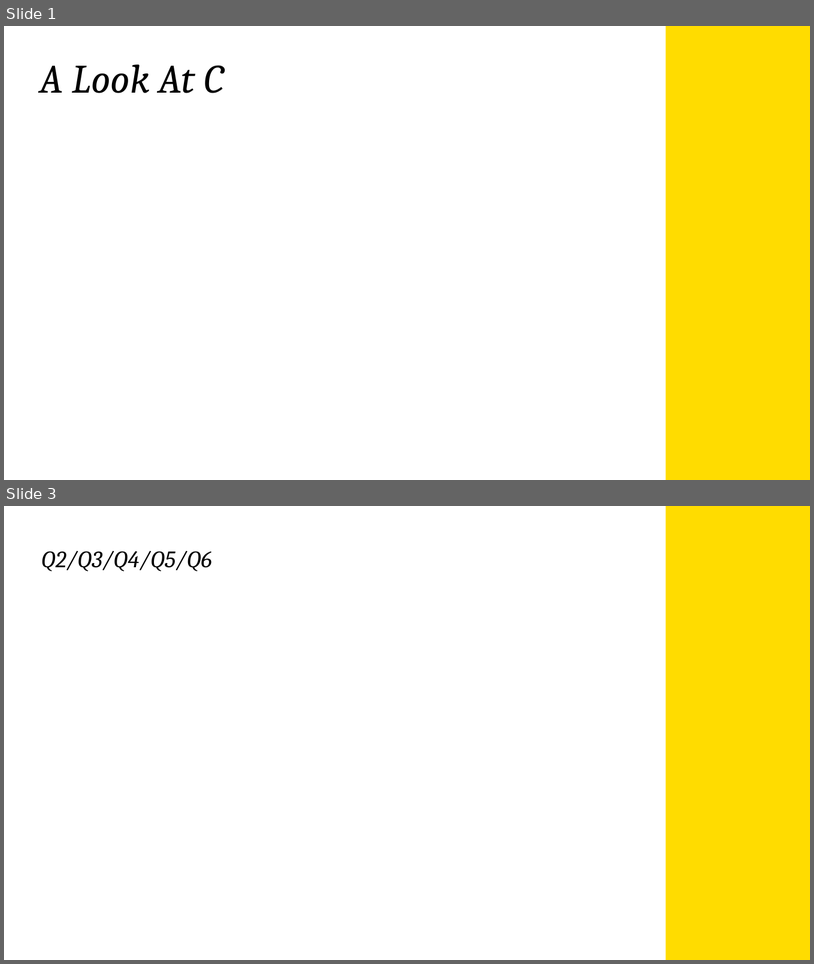
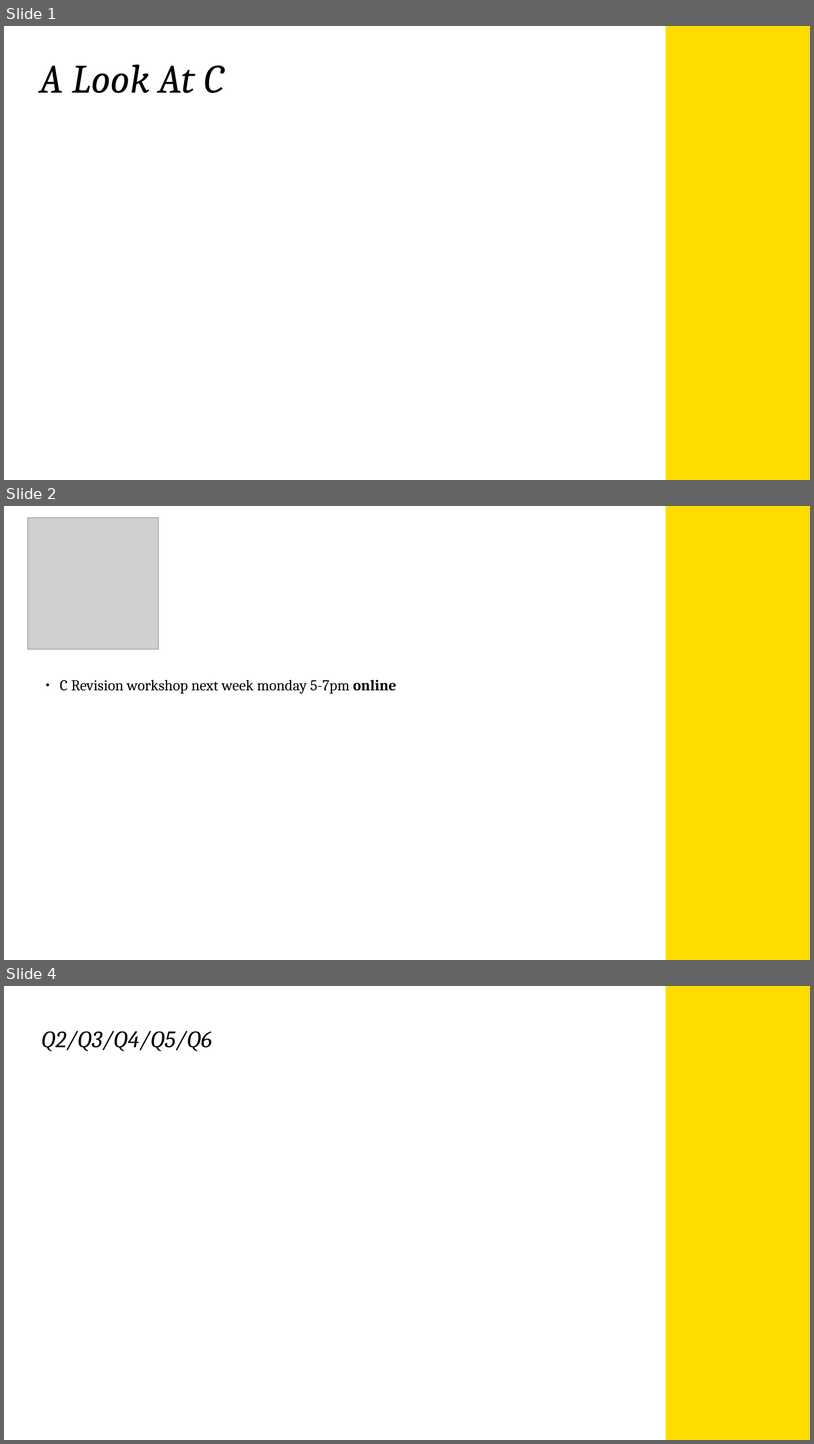
Before and after one commit to krudbox/1521, a slide deck: Week1/COMP1521W1.pptm. Shown one above the other, each under a label of ours: slides 1 and 3 before the commit, slides 1, 2 and 4 after it; the slides between them are not shown. The pictures are 814x964 and 814x1444 pixels, drawn with LibreOffice and Linux fonts; fonts in the diff are those of the drawing; grey boxes stand for pictures; background and template pictures are left out. Boxes give left, top, right and bottom in pixels: in the first picture for what was removed or moved away, otherwise in the second. Text is boxed around its words. In the diff, an @@ line names an element or a change of style, - is before the commit and + after.

```diff
--- a/Week1/COMP1521W1.pptm
+++ b/Week1/COMP1521W1.pptm
@@ slide 2 added at (x1=4, y1=506, x2=810, y2=960), background #FFFFFF; not listed: 1 template element that a slide beside it also shows @@
@@ picture added at (x1=27, y1=518, x2=159, y2=649) @@
@@ text added at (x1=60, y1=679, x2=396, y2=694), 18 pt, text #000000 @@
+● C Revision workshop next week monday 5-7pm online
@@ what was slide 3 is now slide 4 @@
```
Also in this commit, not shown: 1 slide changed.
